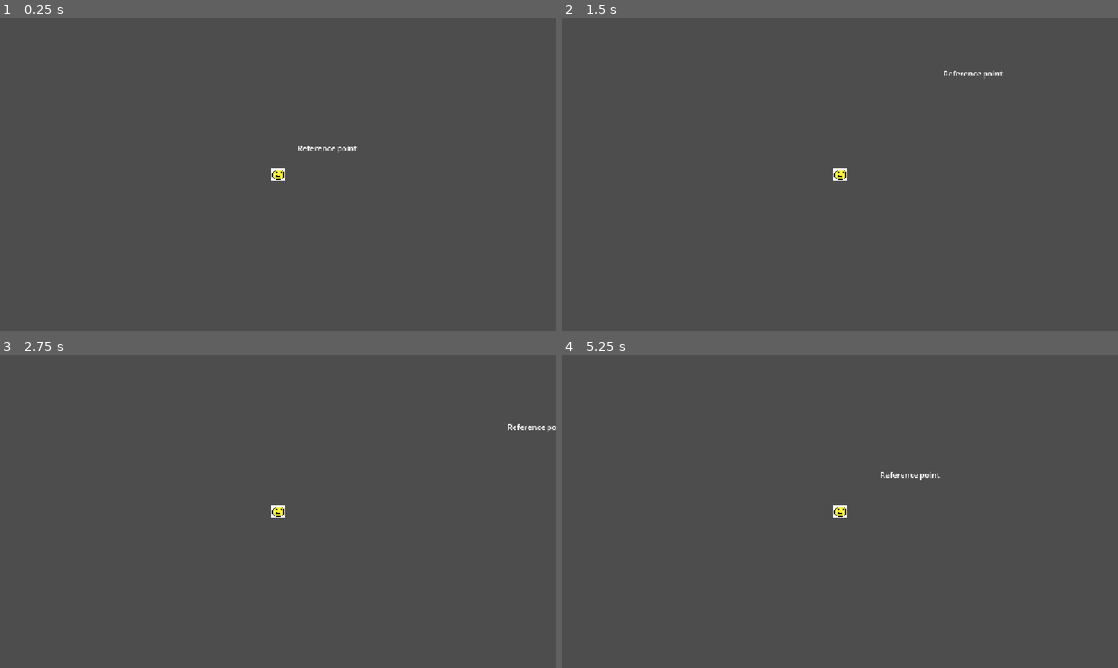
Above: before the commit, frames 1-4 (two rows, left to right).
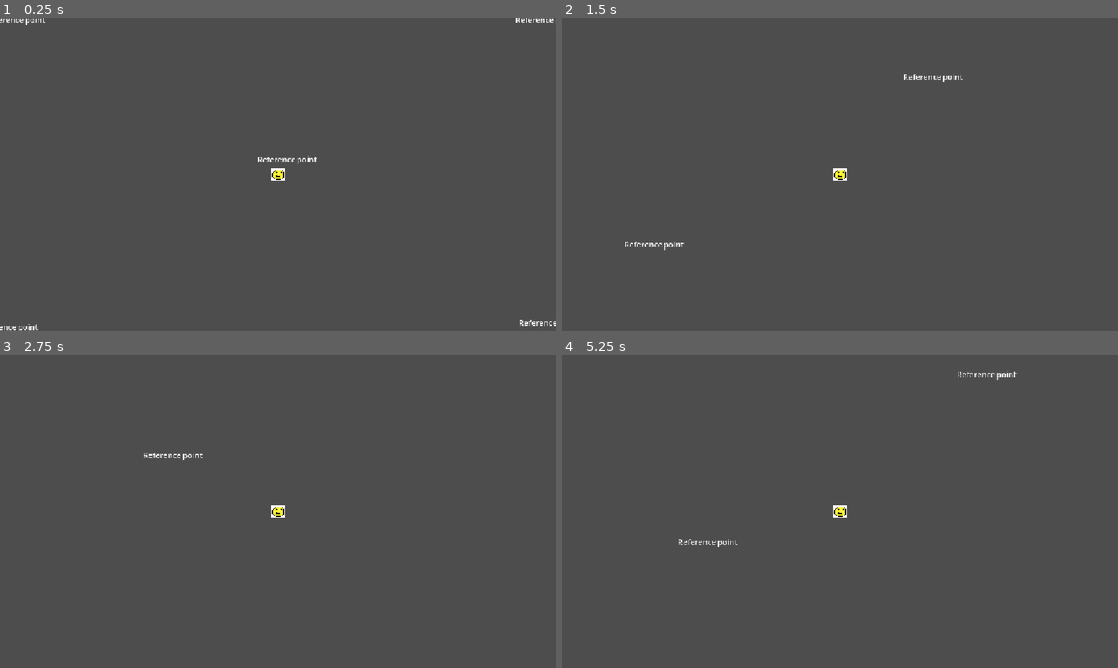
Above: after the commit, the same moments.

Repository: robplaysmusic-bit/dizzy-dash
Game: Godot game, scene res://levels/level-1.tscn
Two runs of this game, one before a commit and one after it. Both use one fixed random seed, a clock stepped at 60 frames per second and the inputs below.
Inputs:
- Up to frame 1 (0.25 s): no input
- Up to frame 2 (1.5 s): tap Enter at 0.5 s; hold D (right) 0.53-1.28 s; hold S (down) from 1.28 s (still down)
- Up to frame 3 (2.75 s): release S (down) at 2.03 s; hold D (right) from 2.03 s (still down)
- Up to frame 4 (5.25 s): release D (right) at 2.78 s; hold W (up) 2.78-3.53 s; hold A (left) 3.53-5.03 s; tap Space at 5 s; hold S (down) from 5.03 s (still down)

The runs differ from the first frame. In frame 1, 0.5% of the frame differs, in the area x 0-100%, y 0-100%; in frame 2, 0.3%; in frame 3, 0.2%; in frame 4, 0.3%.

Commit message:
First pass on dizziness behavior.

Diff:
--- a/autoloads/dizzy_manager.gd
+++ b/autoloads/dizzy_manager.gd
@@ -1,20 +1,98 @@
 extends Node
 
+enum Dizzy {
+	NOT_DIZZY, # no effect
+	SLIGHTLY, # controls inverted (180 degrees)
+	SOMEWHAT, # controls are +/- 30-60 degrees
+	STANDARD, # controls are +/- 60-120 degrees
+	VERY, # controls slowly fluctuate +/- 45-90 degrees
+	EXTREMELY, # controls quickly fluctuate +/- 60-120 degrees
+	OH_NO  # controls
+}
+const MAX_NOT_DIZZY_VALUE : int = 0
+const MAX_SLIGHTLY_DIZZY_VALUE : int = 50
+const MAX_SOMEWHAT_DIZZY_VALUE : int = 100
+const MAX_STANDARD_DIZZY_VALUE : int = 200
+const MAX_VERY_DIZZY_VALUE : int = 300
+const MAX_EXTREMELY_DIZZY_VALUE : int = 500
+const MAX_OH_NO_DIZZY_VALUE : int = 1e10
 
-var dizziness : float = 90.0
+const MIN_ROTATION_INDEX : int = 0
+const MAX_ROTATION_INDEX : int = 1
+const ROTATION_CHANGE_INDEX : int = 2
+# tier : [min angle, max angle, angle change rate]
+const _info : Dictionary[Dizzy, Array] = {
+	Dizzy.NOT_DIZZY : 		[0,		0,		0],
+	Dizzy.SLIGHTLY : 		[175, 	185,	0], # centered around 180
+	Dizzy.SOMEWHAT : 		[30, 	60,		0], # centered around 45
+	Dizzy.STANDARD : 		[60, 	120,	0], # centered around 90
+	Dizzy.VERY : 			[60, 	120,	1],
+	Dizzy.EXTREMELY: 		[60, 	120,	0.5],
+	Dizzy.OH_NO :			[30,	150,	0.01]
+}
 
-const DIZZINESS_DECAY_RATE = .0005 # degrees per frame
+var _tier : Dizzy = Dizzy.NOT_DIZZY
+# Value determined by player in spin mini-game - no upper bound
+# basic tiers of player impact:
+var _dizziness : int:
+	set(value):
+		_dizziness = value
+		if _dizziness == MAX_NOT_DIZZY_VALUE :
+			_tier = Dizzy.NOT_DIZZY
+		elif _dizziness <= MAX_SLIGHTLY_DIZZY_VALUE :
+			_tier = Dizzy.SLIGHTLY
+		elif _dizziness <= MAX_SOMEWHAT_DIZZY_VALUE :
+			_tier = Dizzy.SOMEWHAT
+		elif _dizziness <= MAX_STANDARD_DIZZY_VALUE :
+			_tier = Dizzy.STANDARD
+		elif _dizziness <= MAX_VERY_DIZZY_VALUE :
+			_tier = Dizzy.VERY
+		elif _dizziness <= MAX_EXTREMELY_DIZZY_VALUE :
+			_tier = Dizzy.EXTREMELY
+		elif _dizziness <= MAX_OH_NO_DIZZY_VALUE :
+			_tier = Dizzy.OH_NO
+		else:
+			push_warning("Unhandled / negative dizziness value")
 
-func apply_dizziness(player_velocity : Vector2) -> Vector2:
-	var dizzy_velocity : Vector2 = Vector2.ZERO
-	dizzy_velocity = player_velocity.rotated(deg_to_rad(dizziness))
-	return dizzy_velocity
-# Called when the node enters the scene tree for the first time.
-func _ready() -> void:
-	pass # Replace with function body.
+var rotation_increasing : bool = true
+@onready var rotation_change_timer: Timer = $RotationChangeTimer
 
 
-# Called every frame. 'delta' is the elapsed time since the previous frame.
-func _process(delta: float) -> void:
-	#dizziness += .01
-	pass
+func set_dizziness(value : float):
+	_dizziness = value
+
+func get_dizziness() -> float:
+	return _dizziness
+
+
+# Intended to be called every physics processing frame to "correct" player inputs
+func apply_dizziness(player_input : Vector2) -> Vector2:
+	var dizzy_input : Vector2 = Vector2.ZERO
+	var rotation_angle : int = 0
+
+	var rotation_range : int = _info[_tier][MAX_ROTATION_INDEX] - _info[_tier][MIN_ROTATION_INDEX]
+	if _tier != Dizzy.NOT_DIZZY: # avoid modulo by zero
+		rotation_angle = _info[_tier][MIN_ROTATION_INDEX] + (_dizziness % rotation_range)
+
+	if _info[_tier][ROTATION_CHANGE_INDEX] > 0 and rotation_change_timer.is_stopped():
+		rotation_change_timer.start(_info[_tier][ROTATION_CHANGE_INDEX])
+
+	dizzy_input = player_input.rotated(deg_to_rad(rotation_angle))
+	print("dizzly input: ", str(dizzy_input))
+	return dizzy_input
+
+
+func _on_rotation_change_timer_timeout() -> void:
+	var previous_tier = _tier
+	if rotation_increasing:
+		_dizziness += 1
+	else:
+		_dizziness -= 1
+
+	# we hit a boundary, change directions
+	if _tier != previous_tier:
+		rotation_increasing = !rotation_increasing
+		if rotation_increasing:
+			_dizziness += 1
+		else:
+			_dizziness -= 1
--- a/autoloads/dizzy_manager.tscn
+++ b/autoloads/dizzy_manager.tscn
@@ -4,3 +4,7 @@
 
 [node name="DizzyManager" type="Node" unique_id=301440528]
 script = ExtResource("1_o3bkc")
+
+[node name="RotationChangeTimer" type="Timer" parent="." unique_id=625144693]
+
+[connection signal="timeout" from="RotationChangeTimer" to="." method="_on_rotation_change_timer_timeout"]
--- a/levels/level-1.tscn
+++ b/levels/level-1.tscn
@@ -10,8 +10,36 @@
 [node name="Camera2D" type="Camera2D" parent="Player" unique_id=514127651]
 
 [node name="Label" type="Label" parent="." unique_id=1238214731]
-offset_left = 44.0
-offset_top = -60.0
-offset_right = 167.0
-offset_bottom = -37.0
+offset_left = -39.0
+offset_top = -37.0
+offset_right = 84.0
+offset_bottom = -14.0
 text = "Reference point"
+
+[node name="Label2" type="Label" parent="." unique_id=1772476925]
+offset_left = -602.0
+offset_top = -326.0
+offset_right = -479.0
+offset_bottom = -303.0
+text = "Reference point"
+
+[node name="Label3" type="Label" parent="." unique_id=2079057675]
+offset_left = 496.0
+offset_top = -326.0
+offset_right = 619.0
+offset_bottom = -303.0
+text = "Reference point"
+
+[node name="Label5" type="Label" parent="." unique_id=204121901]
+offset_left = 503.0
+offset_top = 301.0
+offset_right = 626.0
+offset_bottom = 324.0
+text = "Reference point"
+
+[node name="Label4" type="Label" parent="." unique_id=1428127057]
+offset_left = -617.0
+offset_top = 310.0
+offset_right = -494.0
+offset_bottom = 333.0
+text = "Reference point"
--- a/player/player.gd
+++ b/player/player.gd
@@ -8,6 +8,8 @@
 const MAX_RUN_SPEED : float = 400.0
 const RUN_ACCEL : float = 500.0
 
+func _ready() -> void:
+	DizzyManager.set_dizziness(1000)
 
 func _integrate_forces(state: PhysicsDirectBodyState2D) -> void:
 	var velocity := state.get_linear_velocity()
@@ -16,7 +18,6 @@
 	# read player inputs and apply diziness
 	var raw_input = Input.get_vector("left", "right", "up", "down")
 	var dizzy_input = DizzyManager.apply_dizziness(raw_input)
-
 
 	# left / right movement
 	if dizzy_input.x < 0:
Not shown, changed: kanban_tasks_data.kanban
